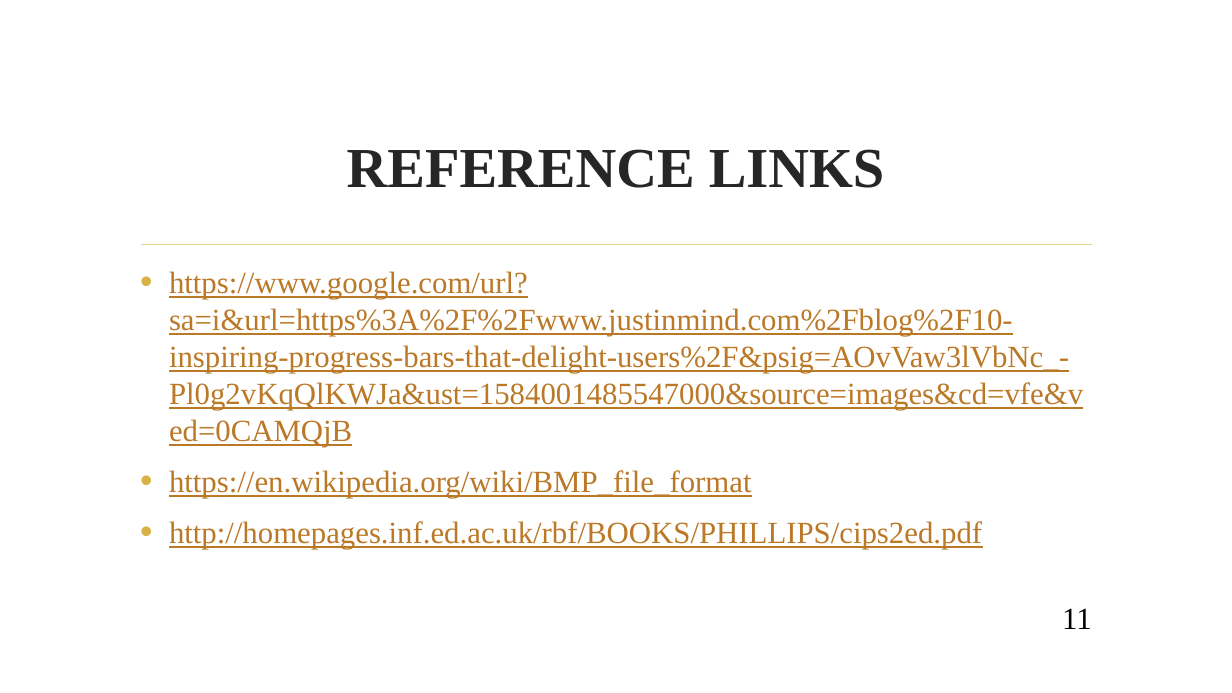
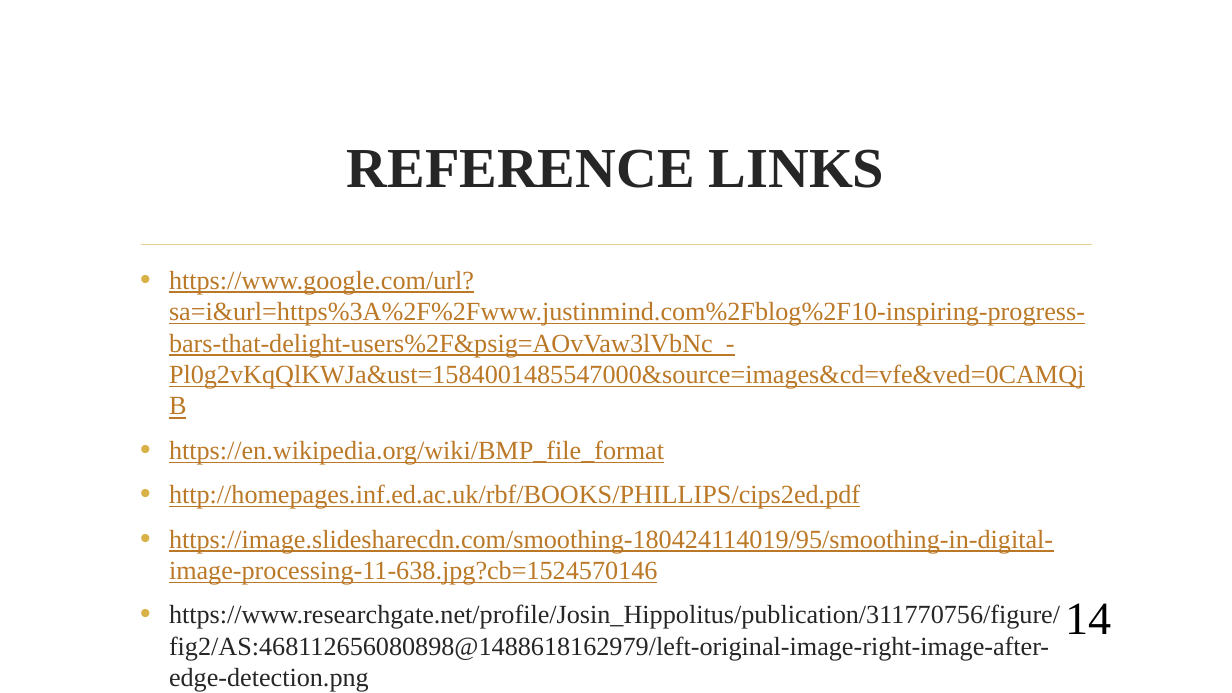
Before and after one commit to jsureka/ImageX, a slide deck: slide 14 of SOFTWARE PROJECT LAB -1.pptx (slide 11 before the commit). Drawn at 1232x693 pixels with LibreOffice and Linux fonts; fonts in the diff are those of the drawing; background and template pictures are left out. Boxes give left, top, right and bottom in pixels: in the first picture for what was removed or moved away, otherwise in the second. Text is boxed around its words. In the diff, an @@ line names an element or a change of style, - is before the commit and + after.

```diff
--- a/SOFTWARE PROJECT LAB -1.pptx
+++ b/SOFTWARE PROJECT LAB -1.pptx
@@ text at (169,271,1085,509): size 24 to 20.4 pt in "https://www.google.com/url?sa=i&url=https%3A%2F%2Fwww.justin ...", "https://en.wikipedia.org/wiki/BMP_file_format", "http://homepages.inf.ed.ac.uk/rbf/BOOKS/PHILLIPS/cips2ed.pdf" @@
@@ text at (169,530,1060,692): paragraphs added @@
+• https://image.slidesharecdn.com/smoothing-180424114019/95/smoothing-in-digital-image-processing-11-638.jpg?cb=1524570146
+• https://www.researchgate.net/profile/Josin_Hippolitus/publication/311770756/figure/fig2/AS:468112656080898@1488618162979/left-original-image-right-image-after-edge-detection.png
@@ page number at (1065,603,1111,634): text changed; size 24 to 36 pt @@
-11
+14
```
Also in this commit, not shown: 10 other slides changed, 3 slides added, 6 other files.
